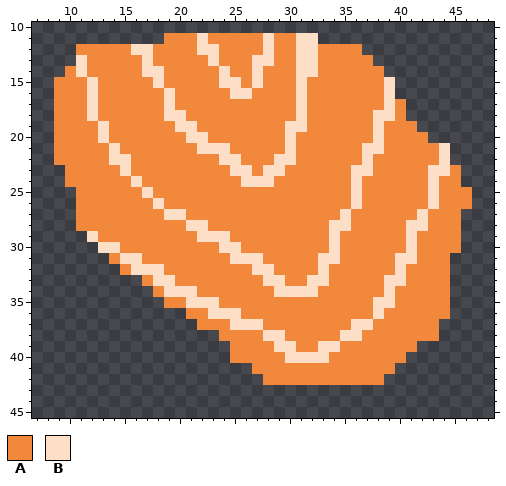
A pixel-art sprite gets an edit: projectRPG/res/drawable-hdpi/raeucherlachs.png. Above: the version before the commit.
The file is 60x60 pixels. Shown: x 7..48, y 10..45.
Palette (. is transparent): A #f1883b  B #fddec7
Pixels before, first column x 9:
11 ..........AAABAAAAABAABB..............
12 ..AAAAABBAAAABBAAAABAABBAAAA..........
13 ..BAAAAABAAAAABAAABBAABBAAAAA.........
14 .ABAAAAABBAAAAABAABAAABBAAAAAA........
15 AAABAAAAABAAAAABBABAAABAAAAAAAB.......
16 AAABAAAAAABAAAAABBAAAABAAAAAAAB.......
17 AAABAAAAAABAAAAAAAAAAABAAAAAAABA......
18 AAABAAAAAABBAAAAAAAAAABAAAAAABBA......
19 AAAABAAAAAABBAAAAAAAABBAAAAAABAAA.....
20 AAAABAAAAAAABBAAAAAAABAAAAAAABAAAA....
21 AAAAABAAAAAAABBBAAAAABAAAAAABBAAAAAB..
22 AAAAABBAAAAAAAABBAAABBAAAAAABAAAAAAB..
23 .AAAAABAAAAAAAAABBABBAAAAAABBAAAAABBA.
24 .AAAAAABAAAAAAAAABBBAAAAAAABAAAAAABAA.
25 ..AAAAAABAAAAAAAAAAAAAAAAAABAAAAAABAAA
26 ..AAAAAAABAAAAAAAAAAAAAAAAABAAAAAABAAA
27 ..AAAAAAAABBAAAAAAAAAAAAAABAAAAAABAAA.
28 ..AAAAAAAAAABBAAAAAAAAAAABBAAAAABBAAA.
29 ...BAAAAAAAAABBBAAAAAAAAABAAAAAABAAAA.
30 ....BBAAAAAAAAABBAAAAAAAABAAAAAABAAAA.
31 .....ABBAAAAAAAABBBAAAAABBAAAAABBAAA..
32 ......ABBBAAAAAAAABBAAAABAAAAAABAAAA..
33 ........ABBAAAAAAAABBAABBAAAAABBAAAA..
34 .........ABBBAAAAAAABBBBAAAAAABAAAAA..
35 ..........AABBBAAAAAAAAAAAAAABBAAAAA..
36 ............AABBBAAAAAAAAAAAABAAAAAA..
37 .............AAABBBAAAAAAAABBAAAAAA...
38 ...............AAAABBAAAAABBAAAAAAA...
39 ................AAAABBAABBAAAAAAA.....
40 ................AAAAABBBBAAAAAAA......
41 ..................AAAAAAAAAAAAA.......
42 ...................AAAAAAAAAAA........
And afterwards:
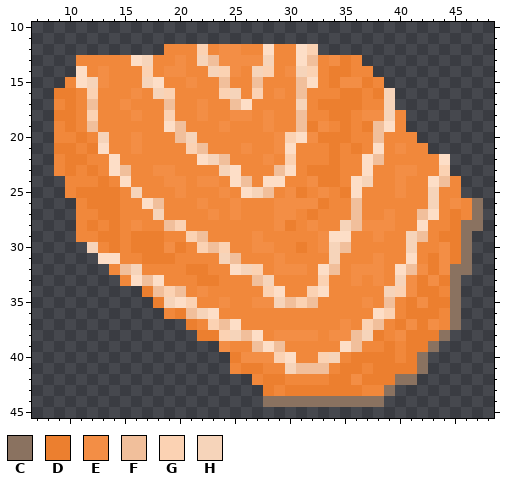
Colours new in this view: C #8a7260  D #ec7f2f  E #f38e45  F #f1bf9b  G #fbd2b3  H #f6d4ba
Difference:
y 11: x 19..32 AAABAAAAABAABB -> ..............
y 12: x 11..18 AAAAABBA -> ........; x 22..25 BBAA -> GAEE; x 32..36 BAAAA -> G....
y 13: x 11 B -> A; x 16..17 AB -> BH; x 20 A -> E; x 22..28 ABAAABB -> HFEEEEH; x 32 B -> F; x 34..35 AA -> ED; x 37 A -> .
y 14: x 10 A -> .; x 13 A -> E; x 17..20 BBAA -> GAEE; x 23..25 ABA -> HGE; x 27..28 BA -> HG; x 30..32 ABB -> EHG; x 34..35 AA -> DD; x 38 A -> .
y 15: x 9 A -> .; x 11..13 ABA -> BHE; x 17 A -> H; x 21 A -> E; x 24..25 BB -> FA; x 27 B -> F; x 31..32 BA -> FB; x 34..37 AAAA -> DEED; x 39 B -> .
y 16: x 9..10 AA -> DD; x 12 B -> G; x 16 A -> E; x 18..19 AB -> HG; x 24..27 ABBA -> GHAG; x 29 A -> E; x 31 B -> F; x 35..36 AA -> DD; x 38..39 AB -> DH
y 17: x 10 A -> D; x 12 B -> F; x 15 A -> E; x 19 B -> F; x 22 A -> E; x 25..26 AA -> FB; x 31 B -> H; x 33..36 AAAA -> DDDD; x 39..40 BA -> H.
y 18: x 9..10 AA -> DD; x 12 B -> G; x 16 A -> E; x 19..20 BB -> GA; x 22 A -> E; x 25..26 AA -> EE; x 28 A -> E; x 31 B -> F; x 34..35 AA -> DD; x 37..39 ABB -> EEH
y 19: x 10 A -> D; x 12..13 AB -> FA; x 19..21 ABB -> BFA; x 24 A -> E; x 28 A -> E; x 30..33 BBAA -> AFDE; x 35 A -> D; x 37..39 ABA -> DFB; x 41 A -> .
y 20: x 11 A -> D; x 13 B -> H; x 16 A -> E; x 20..22 ABB -> FHA; x 29..35 ABAAAAA -> EGBEDDD; x 38 B -> F; x 42 A -> .
y 21: x 9..10 AA -> DD; x 12..14 AAB -> DBA; x 16 A -> E; x 21..24 ABBB -> GFAA; x 26 A -> E; x 29 A -> E; x 34 A -> D; x 36..37 AB -> DA; x 40 A -> E; x 43..44 AB -> ..
y 22: x 10..11 AA -> DD; x 15 B -> A; x 22..25 AABB -> BHFA; x 28..30 ABB -> EAG; x 34 A -> D; x 38 A -> F
y 23: x 9..10 .A -> AD; x 12 A -> D; x 14..15 AB -> BF; x 18..19 AA -> EE; x 24 A -> H; x 26 B -> A; x 28..30 BBA -> AFB; x 32..34 AAA -> DDD; x 36 B -> A; x 40..41 AA -> EE; x 43..45 BBA -> AG.
y 24: x 13 A -> D; x 15..16 AB -> BA; x 19..20 AA -> EE; x 22..23 AA -> EE; x 25..27 ABB -> BFA; x 29 A -> B; x 32..34 AAA -> EDD; x 37 A -> H; x 40 A -> E; x 44 A -> F
y 25: x 10..14 .AAAA -> ADDDD; x 16..17 AB -> HA; x 20 A -> E; x 24 A -> E; x 26..28 AAA -> BHF; x 30..31 AA -> ED; x 33 A -> E; x 35 A -> D; x 40 A -> E; x 43 B -> H; x 46 A -> .
y 26: x 12..14 AAA -> DDD; x 17..18 AB -> BF; x 22 A -> E; x 25 A -> E; x 29..33 AAAAA -> EEEED; x 36 B -> F; x 43 B -> H; x 45 A -> E; x 47 . -> C
y 27: x 13..14 AA -> DD; x 18..20 ABB -> HAA; x 23 A -> E; x 25 A -> E; x 29..30 AA -> EE; x 32 A -> D; x 35..36 BA -> AF; x 39 A -> E; x 42..43 BA -> FB; x 45..47 A.. -> DAC
y 28: x 12 A -> D; x 14 A -> D; x 16 A -> E; x 19..22 AABB -> FGAA; x 29..30 AA -> ED; x 32 A -> E; x 34..39 BBAAAA -> AHFEEE; x 41 B -> A; x 45..47 A.. -> DCC
y 29: x 11..14 .BAA -> AADD; x 16..18 AAA -> DDD; x 21..24 ABBB -> GFAA; x 27 A -> E; x 33 A -> E; x 35 A -> B; x 38 A -> E; x 41..42 BA -> HF; x 44..46 AA. -> DDC
y 30: x 12..14 .BB -> HAD; x 16..20 AAAAA -> DDDED; x 22..25 AABB -> GFGA; x 27..28 AA -> EE; x 31 A -> D; x 33..35 ABA -> EHF; x 41 B -> H; x 44..46 AA. -> EDC
y 31: x 13..19 .ABBAAA -> BBAADDD; x 24..27 ABBB -> HFAA; x 29 A -> E; x 33..34 BB -> AH; x 38 A -> E; x 40 B -> A; x 43..46 AA.. -> DEDC
y 32: x 14..18 .ABBB -> AFHAA; x 21..22 AA -> DD; x 25..31 AABBAAA -> BHGAEEE; x 34 A -> F; x 36..38 AAA -> EEE; x 41..46 AAAA.. -> FEDECC
y 33: x 15..17 ..A -> ABF; x 19 B -> A; x 22..23 AA -> DD; x 27..29 ABB -> FHA; x 32..33 BB -> AG; x 36 A -> E; x 38..45 ABBAAAA. -> EAHEDEDC
y 34: x 17..22 .ABBBA -> DFGFAE; x 28 A -> G; x 30..33 BBBA -> AAGB; x 39..43 BAAAA -> HGEDD; x 45 . -> C
y 35: x 18..24 .AABBBA -> DHBGAAE; x 27..32 AAAAAA -> EEHFGF; x 37..39 ABB -> EAF; x 41..45 AAAA. -> DEDDC
y 36: x 19..22 ..AA -> ADFH; x 24..25 BB -> AA; x 39 A -> G; x 41..43 AAA -> DDD; x 45 . -> C
y 37: x 21 . -> D; x 23..24 AA -> GF; x 26..27 BB -> AA; x 35..38 ABBA -> EAGF; x 40..45 AAAA.. -> DEDEAC
y 38: x 22..32 ..AAAABBAAA -> DDGHFBAEEEE; x 34..38 ABBAA -> EEFHD; x 40..44 AAAA. -> EDDDC
y 39: x 24 . -> E; x 27..30 AABB -> FBFA; x 33..36 BBAA -> AABF; x 39 A -> D; x 41..43 A.. -> DDC
y 40: x 25..29 AAAAA -> DEEEG; x 31..34 BBBA -> AAGH; x 36..39 AAAA -> DDDD; x 41..42 .. -> DC
y 41: x 25..27 ..A -> ADD; x 30..33 AAAA -> HFFF; x 35..36 AA -> DD; x 38..42 AA... -> DDDDC
y 42: x 27..29 .AA -> ADD; x 34..41 AAAAA... -> DDEDDDCC
y 43: x 28..39 ............ -> DADDDDDDDAAC
y 44: x 28..38 ........... -> CCCCCCCCCCC
Boxes around the changes in both pictures, in picture pixels (x1, y1, x2, y2):
changed: (54, 33, 483, 407)
